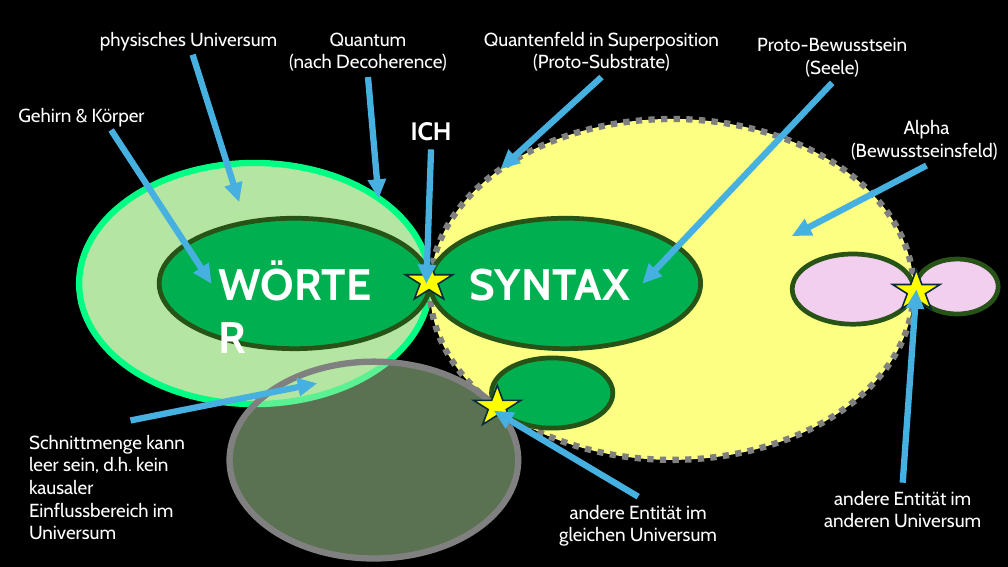
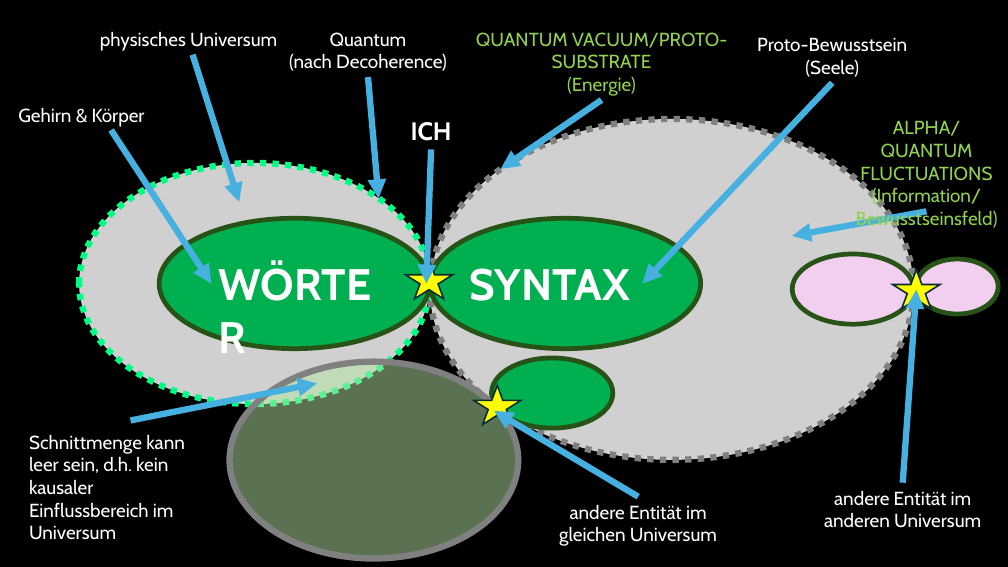
Before and after one commit to TripBuddy81/TripBuddy, a slide deck: slide 2 of media/ideas/Alpha and Omega.pptx. Drawn at 1008x567 pixels with LibreOffice and Linux fonts; fonts in the diff are those of the drawing; grey boxes stand for pictures. Boxes give left, top, right and bottom in pixels: in the first picture for what was removed or moved away, otherwise in the second. Text is boxed around its words. In the diff, an @@ line names an element or a change of style, - is before the commit and + after.

```diff
--- a/media/ideas/Alpha and Omega.pptx
+++ b/media/ideas/Alpha and Omega.pptx
@@ text at (x1=476, y1=32, x2=727, y2=96): text changed; text colour #FFFFFF to #92D050 @@
-Quantenfeld in Superposition
-(Proto-Substrate)
+QUANTUM VACUUM/PROTO-SUBSTRATE
+(Energie)
@@ ellipse removed at (x1=430, y1=119, x2=914, y2=460) @@
@@ picture added at (x1=430, y1=119, x2=914, y2=460) @@
@@ arrow moved from (602, 77) - (501, 169) to (602, 100) - (501, 169) @@
@@ text at (x1=856, y1=120, x2=998, y2=230): text changed; text colour #FFFFFF to #92D050 @@
-Alpha
-(Bewusstseinsfeld)
+ALPHA/QUANTUM FLUCTUATIONS
+(Information/ Bewusstseinsfeld)
@@ ellipse removed at (x1=79, y1=163, x2=430, y2=404) @@
@@ picture added at (x1=79, y1=163, x2=430, y2=404) @@
@@ arrow moved from (927, 166) - (792, 236) to (927, 212) - (792, 236) @@
```
Also in this commit, not shown: 1 other slide changed, 1 other file.
